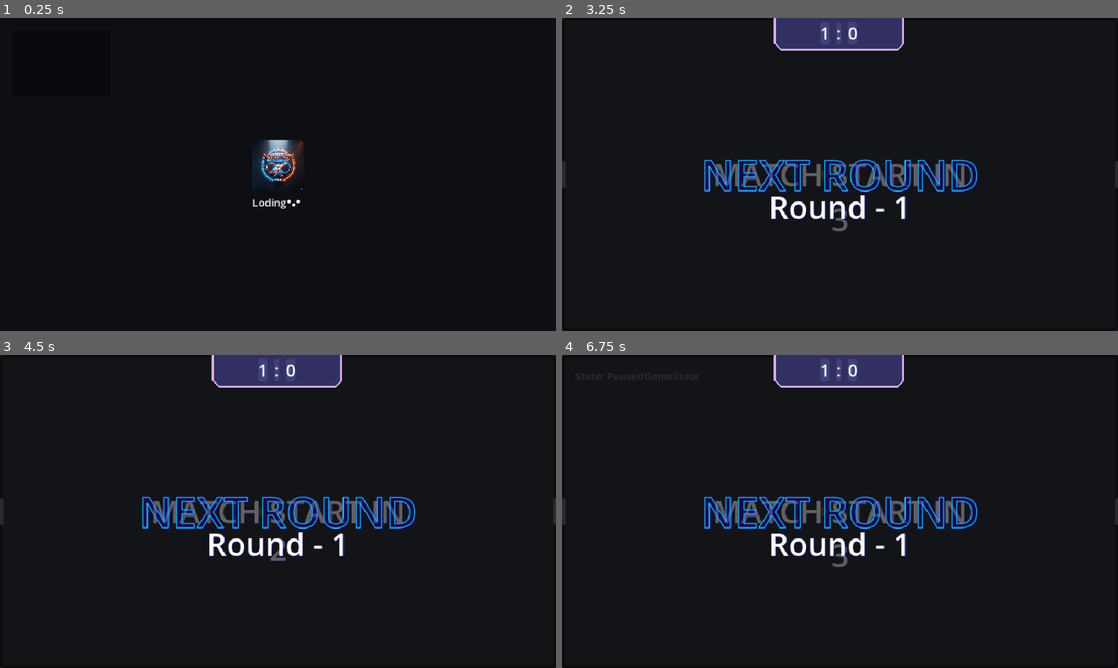
Above: before the commit, frames 1-4 (two rows, left to right).
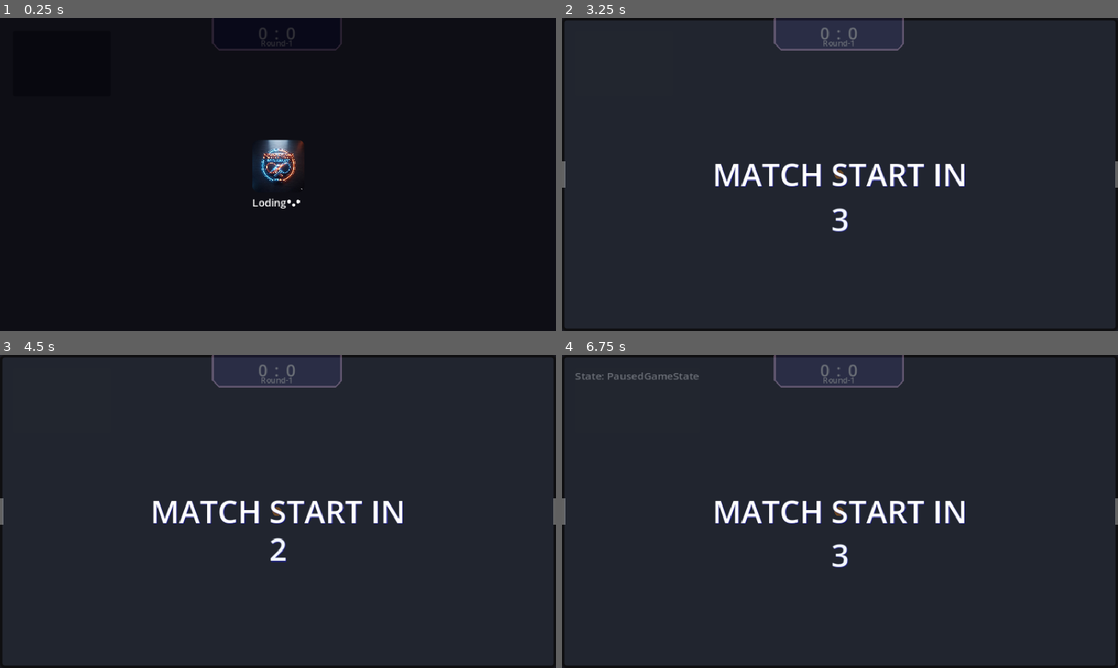
Above: after the commit, the same moments.

Repository: NoB0T21/ping-pong
Game: Godot game, scene res://Scene/Loading/Loading_screen.tscn
The game is run twice, just before and just after one commit, with the same random seed, the same clock (stepped at 60 frames per second) and the same inputs.
Inputs:
- Up to frame 1 (0.25 s): no input
- Up to frame 2 (3.25 s): tap Enter at 0.5 s; hold Up (ui_up) 0.53-1.28 s; tap R (Restart) at 1.25, 2 s; hold Down (ui_down) 1.28-2.03 s; hold Up (ui_up) 2.03-2.75 s; click "Start" at 2.75 s
- Up to frame 3 (4.5 s): hold Up (ui_up) 3.53-4.28 s; hold Down (ui_down) from 4.28 s (still down)
- Up to frame 4 (6.75 s): tap Escape (debug) at 4.9 s; tap R (Restart) at 5 s; tap F1 (pause) at 5.65 s; release Down (ui_down) at 6.5 s; click "Resume" at 6.5 s

The runs differ from the first frame. In frame 1, 0.2% of the frame differs, in the area x 38-62%, y 0-11%; in frame 2, 6.7%; in frame 3, 6.6%; in frame 4, 7.0%, in the area x 0-100%, y 0-68%.

Commit message:
functonal score ui

Diff:
--- a/Ball/ball.gd
+++ b/Ball/ball.gd
@@ -4,6 +4,7 @@
 @export var Speed:float = 200.0
 @export var PADDLE_HALF_HEIGHT: float = 20;
 @onready var RunningState : GameState = $"../GameStateMachine/RunningGameState"
+@onready var opponent: CharacterBody2D = $"../opponent"
 
 func _ready() -> void:
 	randomize();
@@ -34,6 +35,12 @@
 		linear_velocity = new_direction * Speed;
 	if body.is_in_group("DeadZone"):
 		get_tree().paused = true;
+		if body.name=="DeadZoneLeft":
+			ScoreBoard.update_opponent()
+		if body.name=="DeadZoneRight":
+			ScoreBoard.update_player()
+		ScoreBoard.update_round()
+		opponent.SPEED += 10
 		RunningState.transition.emit("NextRoundGameState")
 	else:
 		var direction_x := -1 if linear_velocity.x < 0 else 1;
--- a/Scene/Level.tscn
+++ b/Scene/Level.tscn
@@ -8,6 +8,7 @@
 [ext_resource type="Script" uid="uid://cr21gd28iyugt" path="res://Scene/State/player_state_machine.gd" id="5_j0m1p"]
 [ext_resource type="Script" uid="uid://c4582ece5hpf0" path="res://Scene/State/idel_player_state.gd" id="6_6i788"]
 [ext_resource type="Texture2D" uid="uid://cfddaje3dsur6" path="res://assects/Pause.png" id="6_p43b4"]
+[ext_resource type="PackedScene" uid="uid://cexdxurb4fm8v" path="res://Scene/ScoreBoard/score_board.tscn" id="6_qyxxj"]
 [ext_resource type="Script" uid="uid://c34kt7ocgtlgx" path="res://Scene/State/running_game_state.gd" id="7_6lu5p"]
 [ext_resource type="Script" uid="uid://h1fxi2s415m" path="res://Scene/State/paused_game_states.gd" id="8_e4n2r"]
 [ext_resource type="Script" uid="uid://b8tjxj8v4coev" path="res://Scene/next_round_game_state.gd" id="10_to8gu"]
@@ -66,25 +67,6 @@
 [sub_resource type="StyleBoxFlat" id="StyleBoxFlat_orua6"]
 bg_color = Color(0.6, 0.6, 0.6, 0)
 
-[sub_resource type="StyleBoxFlat" id="StyleBoxFlat_kkn2x"]
-bg_color = Color(0.19607843, 0.1882353, 0.3882353, 1)
-border_width_left = 3
-border_width_right = 3
-border_width_bottom = 3
-border_color = Color(0.87058824, 0.6901961, 0.9019608, 1)
-corner_radius_bottom_right = 9
-corner_radius_bottom_left = 10
-corner_detail = 1
-
-[sub_resource type="SystemFont" id="SystemFont_to8gu"]
-font_names = PackedStringArray("SF Pro Display")
-font_weight = 999
-font_stretch = 200
-
-[sub_resource type="LabelSettings" id="LabelSettings_akbbc"]
-font = SubResource("SystemFont_to8gu")
-font_size = 25
-
 [sub_resource type="StyleBoxFlat" id="StyleBoxFlat_ist4y"]
 bg_color = Color(0.19607843, 0.1882353, 0.3882353, 1)
 border_width_left = 2
@@ -170,17 +152,17 @@
 position = Vector2(851, 240)
 
 [node name="Ball" parent="." unique_id=310737208 instance=ExtResource("3_vwxat")]
-position = Vector2(400, 240)
+position = Vector2(420, 240)
 
 [node name="DeadZoneLeft" type="StaticBody2D" parent="." unique_id=73793827 groups=["DeadZone"]]
-position = Vector2(-5.2, 0)
+position = Vector2(-12, 0)
 
 [node name="DeadZone" type="CollisionShape2D" parent="DeadZoneLeft" unique_id=1668153252]
 position = Vector2(0, 240)
 shape = SubResource("RectangleShape2D_orl27")
 
 [node name="DeadZoneRight" type="StaticBody2D" parent="." unique_id=1499151260 groups=["DeadZone"]]
-position = Vector2(858.64, 0)
+position = Vector2(865, 0)
 
 [node name="DeadZone" type="CollisionShape2D" parent="DeadZoneRight" unique_id=789021257]
 position = Vector2(0, 240)
@@ -269,6 +251,7 @@
 vertical_alignment = 1
 
 [node name="NextRound" type="PanelContainer" parent="Control" unique_id=771621437]
+visible = false
 layout_mode = 1
 anchors_preset = 15
 anchor_right = 1.0
@@ -300,43 +283,10 @@
 horizontal_alignment = 1
 vertical_alignment = 1
 
-[node name="ScoreBoard" type="PanelContainer" parent="Control" unique_id=2069747692]
-layout_mode = 1
-anchors_preset = 5
-anchor_left = 0.5
-anchor_right = 0.5
-offset_left = -101.5
-offset_right = 98.5
-offset_bottom = 50.0
-grow_horizontal = 2
-pivot_offset = Vector2(99, 0)
-theme_override_styles/panel = SubResource("StyleBoxFlat_kkn2x")
-
-[node name="HBoxContainer" type="HBoxContainer" parent="Control/ScoreBoard" unique_id=866794978]
-layout_mode = 2
-size_flags_horizontal = 4
-theme_override_constants/separation = 11
-
-[node name="Player" type="Label" parent="Control/ScoreBoard/HBoxContainer" unique_id=1689921645]
-layout_mode = 2
-text = "1"
-label_settings = SubResource("LabelSettings_akbbc")
-horizontal_alignment = 1
-vertical_alignment = 1
-
-[node name="VS" type="Label" parent="Control/ScoreBoard/HBoxContainer" unique_id=1200233038]
-layout_mode = 2
-text = ":"
-label_settings = SubResource("LabelSettings_akbbc")
-horizontal_alignment = 1
-vertical_alignment = 1
-
-[node name="opponent" type="Label" parent="Control/ScoreBoard/HBoxContainer" unique_id=567502298]
-layout_mode = 2
-text = "0"
-label_settings = SubResource("LabelSettings_akbbc")
-horizontal_alignment = 1
-vertical_alignment = 1
+[node name="ScoreBoard" parent="Control" unique_id=913955355 instance=ExtResource("6_qyxxj")]
+visible = false
+layout_mode = 0
+anchors_preset = 0
 
 [node name="PauseMenu" type="PanelContainer" parent="Control" unique_id=1077111406]
 visible = false
@@ -431,11 +381,12 @@
 script = ExtResource("5_j0m1p")
 CURRENT_STATE = NodePath("IdelGameState")
 
-[node name="IdelGameState" type="Node" parent="GameStateMachine" unique_id=1975329890 node_paths=PackedStringArray("timerDisplay", "lable")]
-process_mode = 2
+[node name="IdelGameState" type="Node" parent="GameStateMachine" unique_id=1975329890 node_paths=PackedStringArray("timerDisplay", "lable", "ball")]
+process_mode = 3
 script = ExtResource("6_6i788")
 timerDisplay = NodePath("../../Control/PanelContainer")
 lable = NodePath("../../Control/PanelContainer/Control/Timer")
+ball = NodePath("../../Ball")
 
 [node name="RunningGameState" type="Node" parent="GameStateMachine" unique_id=2087790381]
 script = ExtResource("7_6lu5p")
--- /dev/null
+++ b/Scene/ScoreBoard/score_board.gd
@@ -0,0 +1,26 @@
+extends PanelContainer
+@onready var player: Label = $HBoxContainer/Player
+@onready var opponent: Label = $HBoxContainer/opponent
+@onready var round_no: Label = $RoundNo
+
+var playerScore:int = 0;
+var opponentScore:int = 0;
+var round:int = 1;
+# Called when the node enters the scene tree for the first time.
+func _ready() -> void:
+	player.text = str(playerScore)
+	opponent.text = str(opponentScore)
+	round_no.text = "Round-" + str(round)
+
+func update_player() -> void:
+	playerScore += 1
+	player.text = str(playerScore)
+
+func update_opponent() -> void:
+	print("KOKO")
+	opponentScore += 1
+	opponent.text = str(opponentScore)
+
+func update_round() -> void:
+	round += 1
+	round_no.text = "Round-" + str(round)
--- /dev/null
+++ b/Scene/ScoreBoard/score_board.tscn
@@ -0,0 +1,68 @@
+[gd_scene format=3 uid="uid://cexdxurb4fm8v"]
+
+[ext_resource type="Script" uid="uid://dgtnipt6vral1" path="res://Scene/ScoreBoard/score_board.gd" id="1_sw5px"]
+
+[sub_resource type="StyleBoxFlat" id="StyleBoxFlat_kkn2x"]
+bg_color = Color(0.19607843, 0.1882353, 0.3882353, 1)
+border_width_left = 3
+border_width_right = 3
+border_width_bottom = 3
+border_color = Color(0.87058824, 0.6901961, 0.9019608, 1)
+corner_radius_bottom_right = 9
+corner_radius_bottom_left = 10
+corner_detail = 1
+
+[sub_resource type="SystemFont" id="SystemFont_to8gu"]
+font_names = PackedStringArray("SF Pro Display")
+font_weight = 999
+font_stretch = 200
+
+[sub_resource type="LabelSettings" id="LabelSettings_akbbc"]
+font = SubResource("SystemFont_to8gu")
+font_size = 25
+
+[node name="ScoreBoard" type="PanelContainer" unique_id=913955355]
+anchors_preset = 5
+anchor_left = 0.5
+anchor_right = 0.5
+offset_left = -101.5
+offset_right = 98.5
+offset_bottom = 50.0
+grow_horizontal = 2
+pivot_offset = Vector2(99, 0)
+theme_override_styles/panel = SubResource("StyleBoxFlat_kkn2x")
+script = ExtResource("1_sw5px")
+
+[node name="HBoxContainer" type="HBoxContainer" parent="." unique_id=386008031]
+layout_mode = 2
+size_flags_horizontal = 4
+theme_override_constants/separation = 11
+
+[node name="Player" type="Label" parent="HBoxContainer" unique_id=222794394]
+layout_mode = 2
+text = "1"
+label_settings = SubResource("LabelSettings_akbbc")
+horizontal_alignment = 1
+vertical_alignment = 1
+
+[node name="VS" type="Label" parent="HBoxContainer" unique_id=1261319261]
+layout_mode = 2
+text = ":"
+label_settings = SubResource("LabelSettings_akbbc")
+horizontal_alignment = 1
+vertical_alignment = 1
+
+[node name="opponent" type="Label" parent="HBoxContainer" unique_id=1187432033]
+layout_mode = 2
+text = "0"
+label_settings = SubResource("LabelSettings_akbbc")
+horizontal_alignment = 1
+vertical_alignment = 1
+
+[node name="RoundNo" type="Label" parent="." unique_id=1308577184]
+layout_mode = 2
+size_flags_vertical = 8
+theme_override_font_sizes/font_size = 12
+text = "round"
+horizontal_alignment = 1
+vertical_alignment = 2
--- a/Scene/State/idel_player_state.gd
+++ b/Scene/State/idel_player_state.gd
@@ -2,12 +2,16 @@
 
 @export var timerDisplay : PanelContainer
 @export var lable : Label
+@export var ball : Ball
+
 var time_left : float = 3.0
 
 func enter() -> void:
-	time_left=3.0
-	timerDisplay.visible = true
-	get_tree().paused = true
+	ball.global_position = Vector2(425,240)
+	time_left=3.0;
+	ball.Speed=200;
+	timerDisplay.visible = true;
+	get_tree().paused = true;
 
 func update(delta: float) -> void:
 	if time_left > 0:
--- a/Scene/next_round_game_state.gd
+++ b/Scene/next_round_game_state.gd
@@ -1,8 +1,25 @@
 class_name NextRoundGameState
 extends GameState
+@onready var next_round: PanelContainer = $"../../Control/NextRound"
+@onready var round_count: Label = $"../../Control/NextRound/Round Count"
 
+var time_left : float = 2.0
 
 func enter() -> void:
 	print("NExtRound")
-	get_tree().paused=false
-	transition.emit("IdelGameState")
+	time_left=2.0
+	get_tree().paused=false;
+	next_round.visible = true;
+	round_count.text = str(ScoreBoard.round)
+
+func update(delta: float)-> void:
+	if time_left > 0:
+		time_left -= delta
+
+		if time_left <= 0:
+			get_tree().paused = false
+			transition.emit("IdelGameState")
+
+func exit()-> void:
+	time_left = 2.0;
+	next_round.visible = false;
--- a/opponent/opponent.gd
+++ b/opponent/opponent.gd
@@ -9,6 +9,7 @@
 	position_X = get_viewport_rect().size.x * 0.99
 
 func _physics_process(delta: float) -> void:
+	DebugPanel.add_debug_property("opponent Speed", str(SPEED));
 	if BALL_NODE:
 		if (BALL_NODE.linear_velocity.x > 0):
 			var direction := BALL_NODE.global_position.y - global_position.y
--- a/project.godot
+++ b/project.godot
@@ -18,6 +18,7 @@
 
 DebugPanel="*uid://bt0aio7nuwhpc"
 GloablVariable="*uid://y3ta42lt5skb"
+ScoreBoard="*uid://cexdxurb4fm8v"
 
 [debug]
 
Not shown, added: Scene/ScoreBoard/score_board.gd.uid
